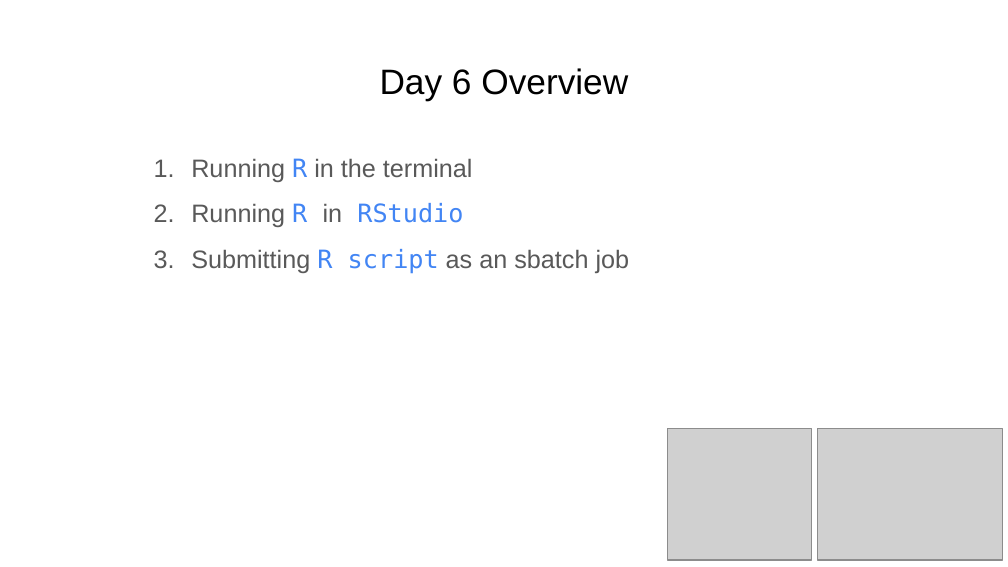
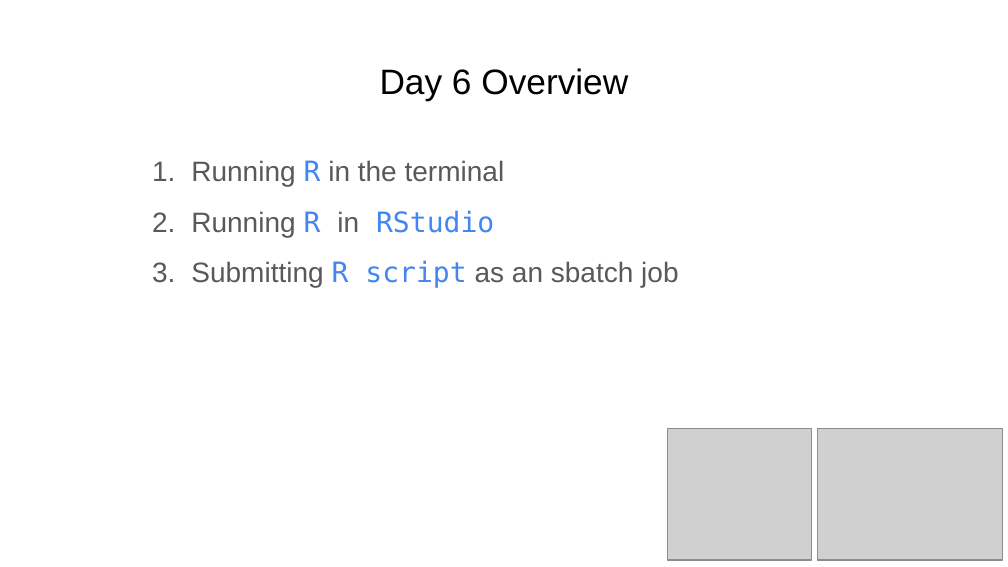
Before and after one commit to Dowell-Lab/srworkshop, a slide deck: slide 2 of day06/slides/Day6_slides.pptx. Drawn at 1008x567 pixels with LibreOffice and Linux fonts; fonts in the diff are those of the drawing; grey boxes stand for pictures. Boxes give left, top, right and bottom in pixels: in the first picture for what was removed or moved away, otherwise in the second. Text is boxed around its words. In the diff, an @@ line names an element or a change of style, - is before the commit and + after.

```diff
--- a/day06/slides/Day6_slides.pptx
+++ b/day06/slides/Day6_slides.pptx
@@ text "Running R in the terminal" at (x1=191, y1=160, x2=678, y2=288): size 18 to 20 pt; indent changed @@
```
Also in this commit, not shown: 5 other slides changed.
